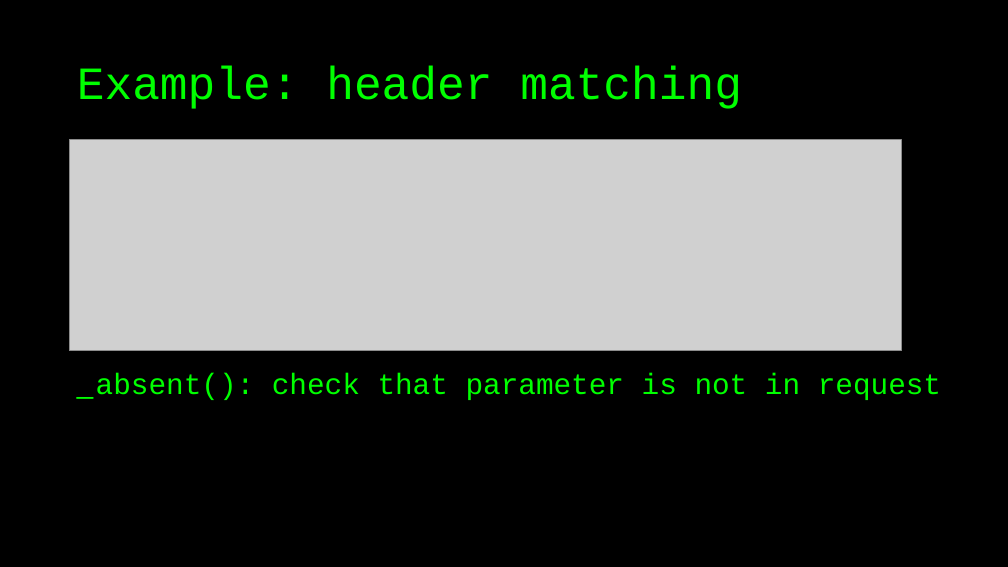
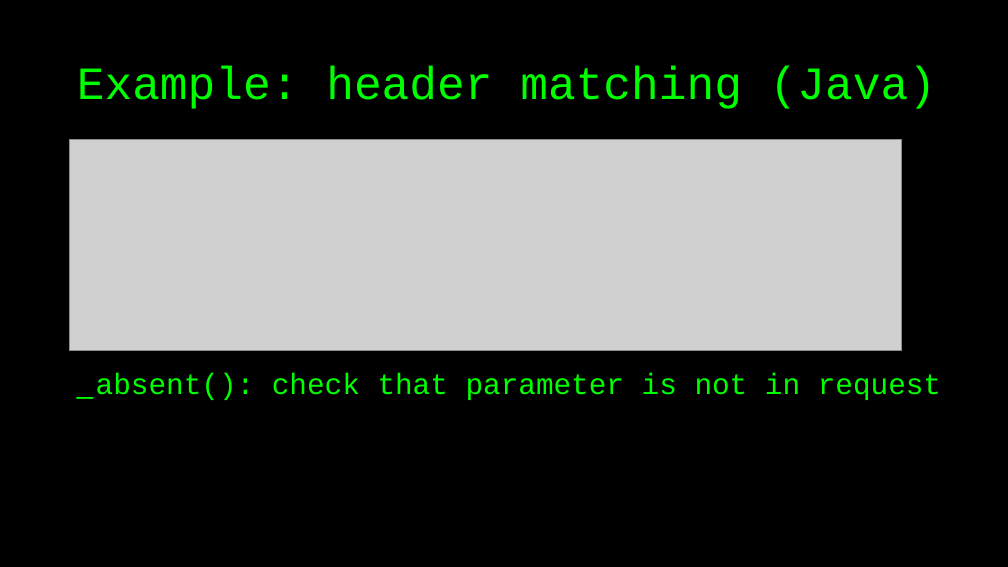
Before and after one commit to basdijkstra/wiremock-workshop, a slide deck: slide 27 of wiremock_workshop.pptx (slide 26 before the commit). Drawn at 1008x567 pixels with LibreOffice and Linux fonts; fonts in the diff are those of the drawing; grey boxes stand for pictures. Boxes give left, top, right and bottom in pixels: in the first picture for what was removed or moved away, otherwise in the second. Text is boxed around its words. In the diff, an @@ line names an element or a change of style, - is before the commit and + after.

```diff
--- a/wiremock_workshop.pptx
+++ b/wiremock_workshop.pptx
@@ title at (77,67,936,109): text changed @@
-Example: header matching
+Example: header matching (Java)
```
Also in this commit, not shown: 15 other slides changed, 10 slides added, 7 slides removed, 24 other files.
